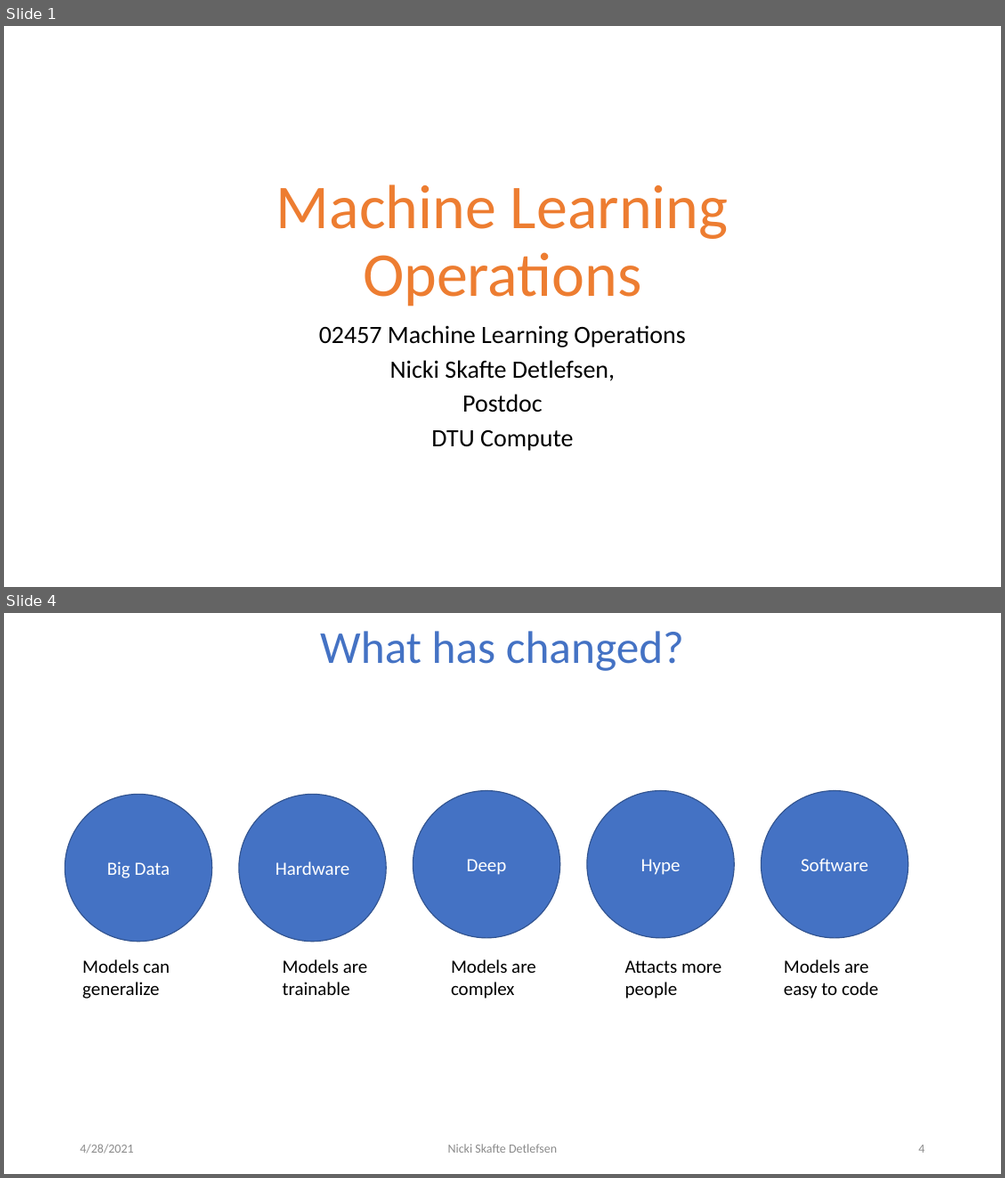
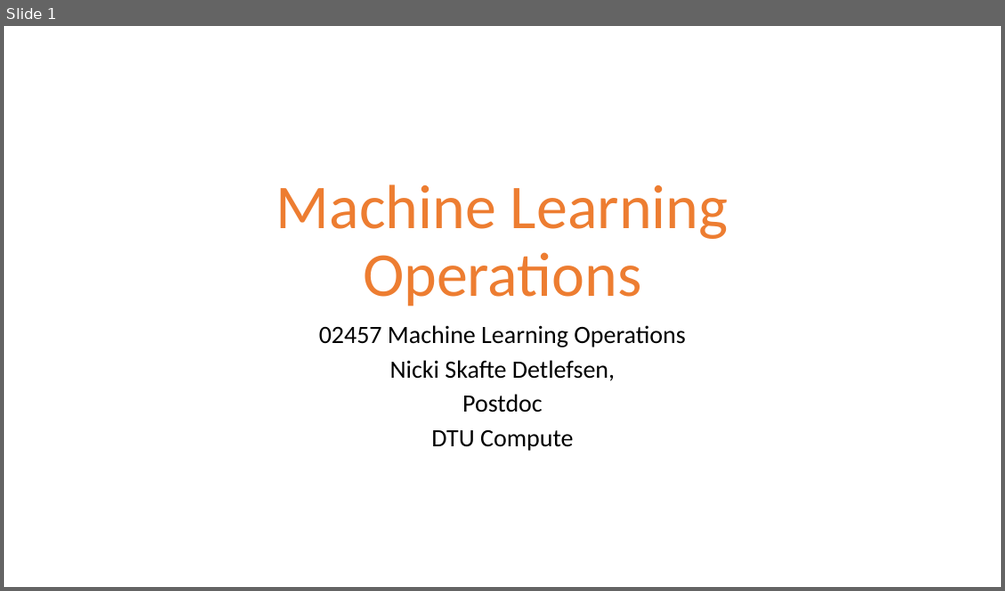
Before and after one commit to DeepEasterbunny/dtu_mlops, a slide deck: 2_code_organisation/MLOps.pptx. Shown one above the other, each under a label of ours: slides 1 and 4 before the commit, slide 1 after it; the slides between them are not shown. The pictures are 1005x1178 and 1005x591 pixels, drawn with LibreOffice and Linux fonts; fonts in the diff are those of the drawing; background and template pictures are left out. Boxes give left, top, right and bottom in pixels: in the first picture for what was removed or moved away, otherwise in the second. Text is boxed around its words. In the diff, an @@ line names an element or a change of style, - is before the commit and + after.

```diff
--- a/2_code_organisation/MLOps.pptx
+++ b/2_code_organisation/MLOps.pptx
@@ slide 4 removed at (x1=4, y1=613, x2=1001, y2=1174), background #FFFFFF @@
@@ title removed at (x1=320, y1=631, x2=684, y2=671) @@
-What has changed?
@@ ellipse removed at (x1=65, y1=794, x2=212, y2=941) @@
-Big Data
@@ ellipse removed at (x1=239, y1=794, x2=386, y2=941) @@
-Hardware
@@ ellipse removed at (x1=413, y1=791, x2=560, y2=938) @@
-Deep
@@ ellipse removed at (x1=587, y1=791, x2=735, y2=938) @@
-Hype
@@ ellipse removed at (x1=760, y1=791, x2=908, y2=938) @@
-Software
@@ text removed at (x1=82, y1=959, x2=170, y2=998) @@
-Models can generalize
@@ text removed at (x1=283, y1=959, x2=368, y2=995) @@
-Models are trainable
@@ text removed at (x1=451, y1=959, x2=536, y2=998) @@
-Models are complex
@@ text removed at (x1=784, y1=959, x2=878, y2=998) @@
-Models are easy to code
@@ text removed at (x1=625, y1=960, x2=721, y2=998) @@
-Attacts more people
@@ text removed at (x1=80, y1=1143, x2=133, y2=1153) @@
-4/28/2021
@@ text removed at (x1=448, y1=1143, x2=557, y2=1152) @@
-Nicki Skafte Detlefsen
@@ page number removed at (x1=918, y1=1144, x2=924, y2=1152) @@
-4
```
Also in this commit, not shown: 4 slides changed, 2 slides added, 2 other slides removed, 5 other files.
